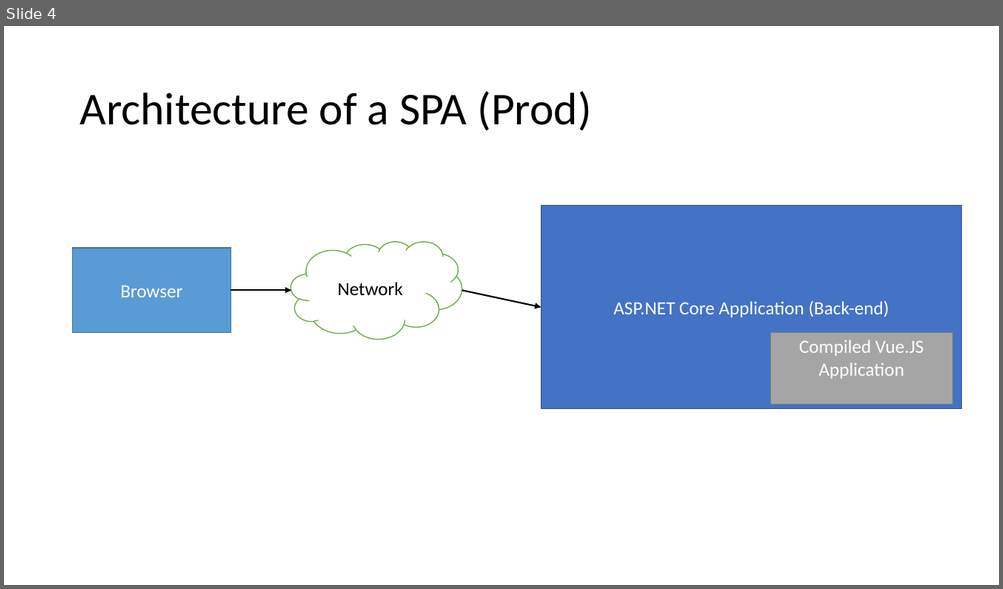
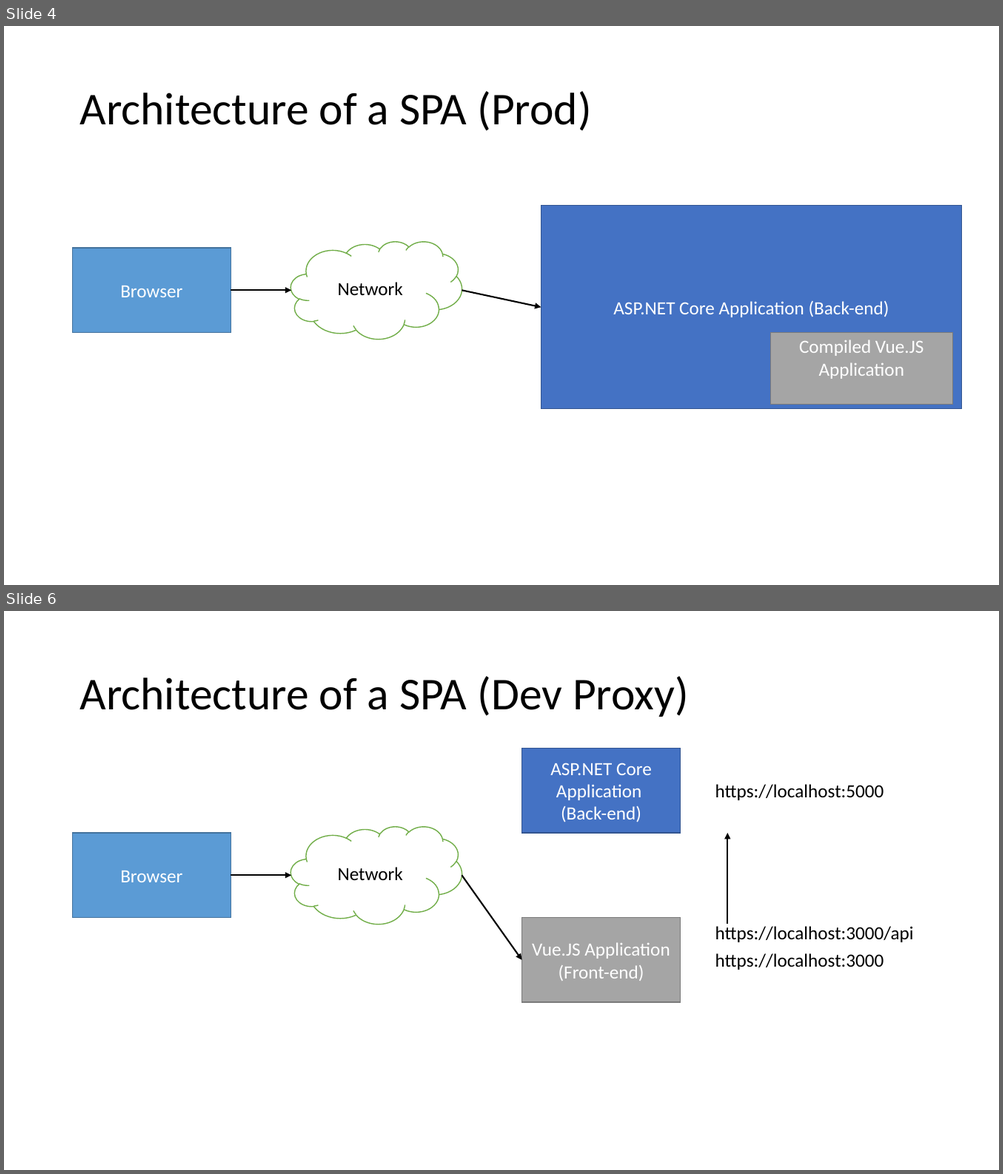
Before and after one commit to 1kevgriff/Workshop-SPA-with-ASPNETCORE-VueJS, a slide deck: Slides/7_Putting it Together.pptx. Shown one above the other, each under a label of ours: slide 4 before the commit, slides 4 and 6 after it; the slides between them are not shown. The pictures are 1003x589 and 1003x1174 pixels, drawn with LibreOffice and Linux fonts; fonts in the diff are those of the drawing. Boxes give left, top, right and bottom in pixels: in the first picture for what was removed or moved away, otherwise in the second. Text is boxed around its words. In the diff, an @@ line names an element or a change of style, - is before the commit and + after.

```diff
--- a/Slides/7_Putting it Together.pptx
+++ b/Slides/7_Putting it Together.pptx
@@ slide 6 added at [4,611,999,1170], background #FFFFFF @@
@@ title added at [79,676,688,717], 44 pt, text #000000 @@
+Architecture of a SPA (Dev Proxy)
@@ rectangle added at [522,749,680,833], fill #4472C4, outline #325491 1 pt, 18 pt, text #FFFFFF @@
+ASP.NET Core Application
+(Back-end)
@@ text added at [715,784,884,800], 18 pt, text #000000 @@
+https://localhost:5000
@@ cloud added at [290,826,461,924], fill #FFFFFF, outline #70AD47 1 pt, 18 pt, text #000000 @@
+Network
@@ rectangle added at [73,833,231,918], fill #5B9BD5, outline #43739E 1 pt, 18 pt, text #FFFFFF @@
+Browser
@@ arrow added from (728, 924) to (728, 833), #000000 1.5 pt @@
@@ arrow added from (231, 875) to (291, 875), #000000 1.5 pt @@
@@ arrow added from (461, 875) to (522, 960), #000000 1.5 pt @@
@@ rectangle added at [522,917,680,1002], fill #A5A5A5, outline #7A7A7A 1 pt, 18 pt, text #FFFFFF @@
+Vue.JS Application (Front-end)
@@ text added at [715,926,913,943], 18 pt, text #000000 @@
+https://localhost:3000/api
@@ text added at [715,954,884,970], 18 pt, text #000000 @@
+https://localhost:3000
```
Also in this commit, not shown: 1 slide changed, 4 other slides added, 5 other files.
